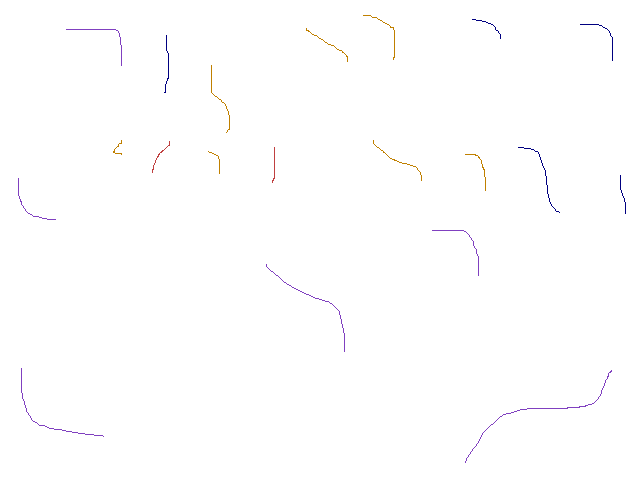
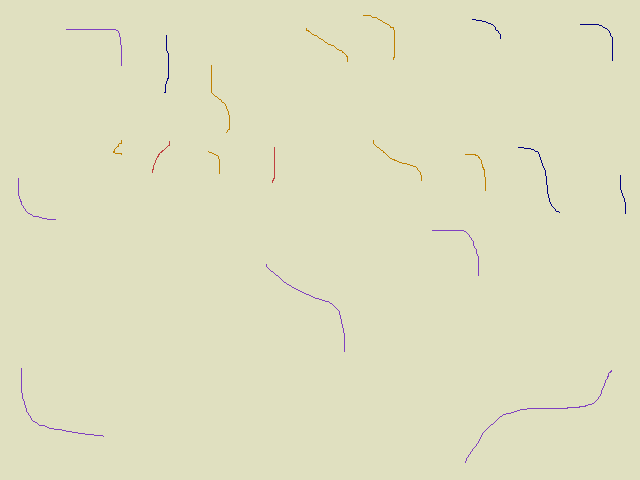
The second (640, 480) image is a revision of the first. Changes to its layers:
painted on "Background" over [0, 0, 640, 480]
painted on "24_randomLow.png" over [0, 0, 640, 480]
